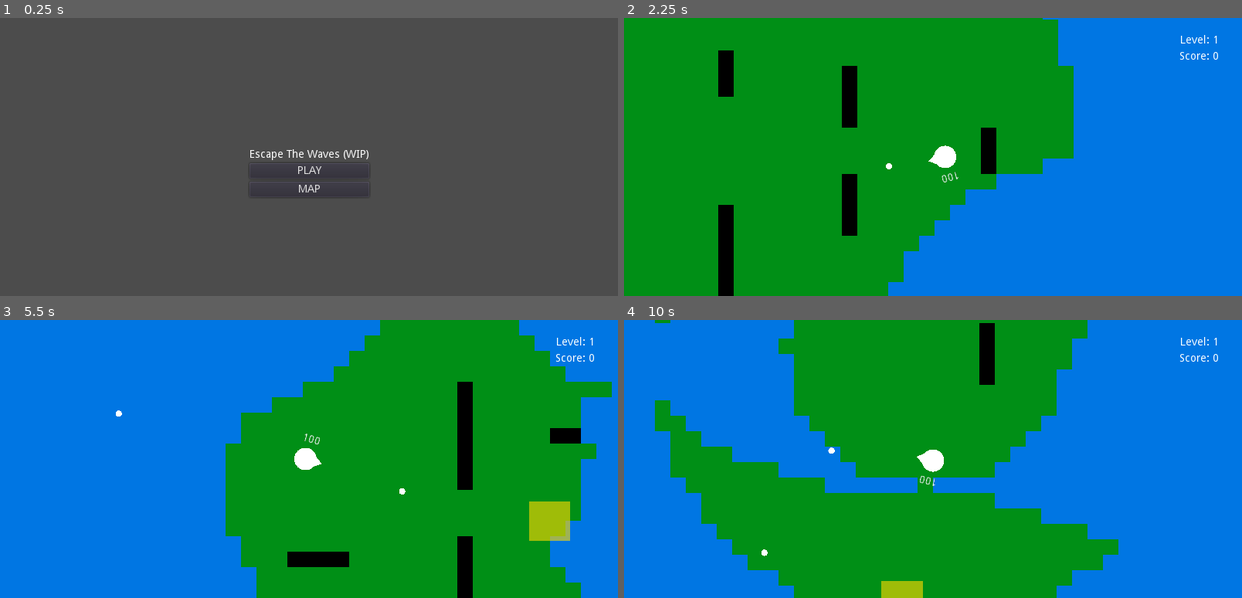
Above: before the commit, frames 1-4 (two rows, left to right).
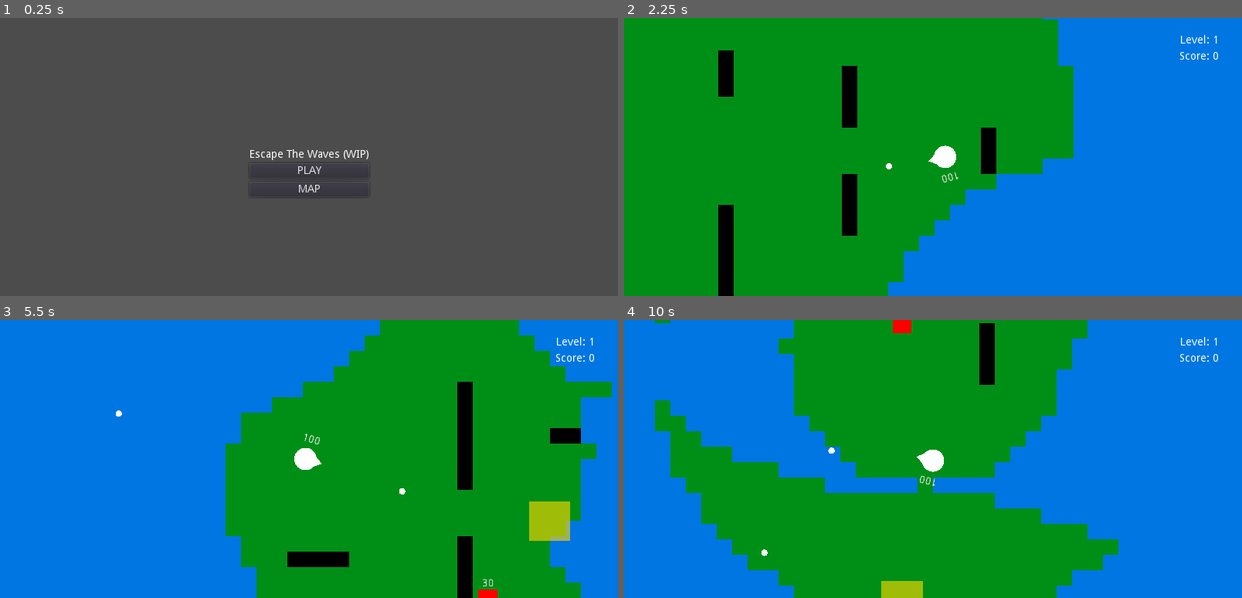
Above: after the commit, the same moments.

Repository: EmilienLeroy/EscapeTheWave
Game: Godot game, scene res://main.tscn
Same seed, same stepped clock (60 frames per second), same inputs: the game is played once before the commit and once after it.
Inputs (mouse positions are in pixels of both pictures, inside the frame that each line leads up to):
- Up to frame 1 (0.25 s): no input
- Up to frame 2 (2.25 s): click "MAP" at 0.5 s; tap Enter (ui_accept) at 1.25 s; move the mouse to (1068, 143) at 1.27 s; hold Right (ui_right) 1.28-2 s; hold Enter (ui_accept) 1.28-2 s; click (1068, 143) at 1.42 s; drag from (809, 170) to (902, 212) at 2.02 s
- Up to frame 3 (5.5 s): move the mouse to (370, 397) at 2.77 s; hold Right (ui_right) 2.78-3.5 s; hold Enter (ui_accept) 2.78-3.5 s; drag from (278, 514) to (123, 417) at 3.52 s; move the mouse to (494, 500) at 4.27 s; hold Left (ui_left) 4.28-5 s; hold Enter (ui_accept) 4.28-5 s; drag from (123, 417) to (512, 520) at 5.02 s
- Up to frame 4 (10 s): move the mouse to (963, 459) at 5.77 s; hold Down (ui_down) 5.78-6.5 s; hold Enter (ui_accept) 5.78-6.5 s; click (963, 459) at 5.92 s; drag from (840, 389) to (809, 472) at 6.52 s; move the mouse to (1068, 445) at 7.27 s; hold Up (ui_up) 7.28-8 s; hold Enter (ui_accept) 7.28-8 s; drag from (809, 472) to (1044, 347) at 8.02 s; move the mouse to (994, 397) at 8.77 s; hold Down (ui_down) 8.78-9.5 s; hold Enter (ui_accept) 8.78-9.5 s; drag from (902, 514) to (747, 417) at 9.52 s

Frames 1-2 are identical in both runs. In frame 3, 0.1% of the frame differs, in the area x 77-81%, y 93-100%; in frame 4, 0.1%, in the area x 43-47%, y 0-5%.

Commit message:
✨ Adding spawn on world

Diff:
--- a/entities/mobs/spawn/spawn.gd
+++ b/entities/mobs/spawn/spawn.gd
@@ -10,12 +10,23 @@
 var rng = RandomNumberGenerator.new();
 var max_mobs = ProjectSettings.get_setting('global/max_mobs');
 
+
+func init(p, n):
+	player = p;
+	nav = n;
+
+	player.connect('game_over', self, "on_game_over");
+
 func _ready():
 	rng.randomize();
-	nav = get_node(nav_path);
-	player = get_node(player_path);
 
-	player.connect('game_over', self, "on_game_over");
+	if (nav_path):
+		nav = get_node(nav_path);
+
+	if (player_path):
+		player = get_node(player_path);
+		player.connect('game_over', self, "on_game_over");
+
 	$Timer.connect("timeout", self, "on_timeout");
 	pass
 
--- a/entities/world/world.gd
+++ b/entities/world/world.gd
@@ -1,4 +1,6 @@
 extends Node2D
+
+var Spawn = preload("res://entities/mobs/spawn/spawn.tscn");
 
 export var map_size = 64;
 export var tile_size = 20;
@@ -6,12 +8,14 @@
 var player;
 var camera;
 var escape;
-
-func init(s, p, c, e):
+var spawn_number = 1;
+
+func init(s, p, c, e, n):
 	map_size = s;
 	player = p;
 	camera = c;
 	escape = e;
+	spawn_number = n;
 
 func _ready():
 	var map = create_map(map_size);
@@ -28,9 +32,11 @@
 
 	if (player):
 		player.position = Vector2(center, center);
+		add_spawns(map, player, spawn_number);
 
 	if (camera):
 		camera.position = Vector2(center, center);
+
 
 func create_map(size):
 	var map = [];
@@ -161,6 +167,23 @@
 	rng.randomize();
 	escape.position = borders[rng.randi_range(0, borders.size() - 1)] * tile_size;
 
+func add_spawns(map, player, number):
+	var spawns = [];
+
+	while spawns.size() < number:
+		var x = randi() % map_size;
+		var y = randi() % map_size;
+
+		if (map[x][y] == 1):
+			var spawn = Spawn.instance();
+
+			spawn.init(player, $Nav);
+			spawn.position = Vector2(x * tile_size, y * tile_size);
+			spawns.push_back(spawn);
+
+			add_child(spawn);
+
+	return spawns;
 
 func add_texture(map, size):
 	for x in size:
--- a/scenes/map/map.gd
+++ b/scenes/map/map.gd
@@ -13,7 +13,7 @@
 func _ready():
 	var map = Map.instance();
 
-	map.init(map_size * level, $Player, $Camera, $Escape);
+	map.init(map_size * level, $Player, $Camera, $Escape, level);
 	add_child(map);
 	move_child(map, 0);
 
